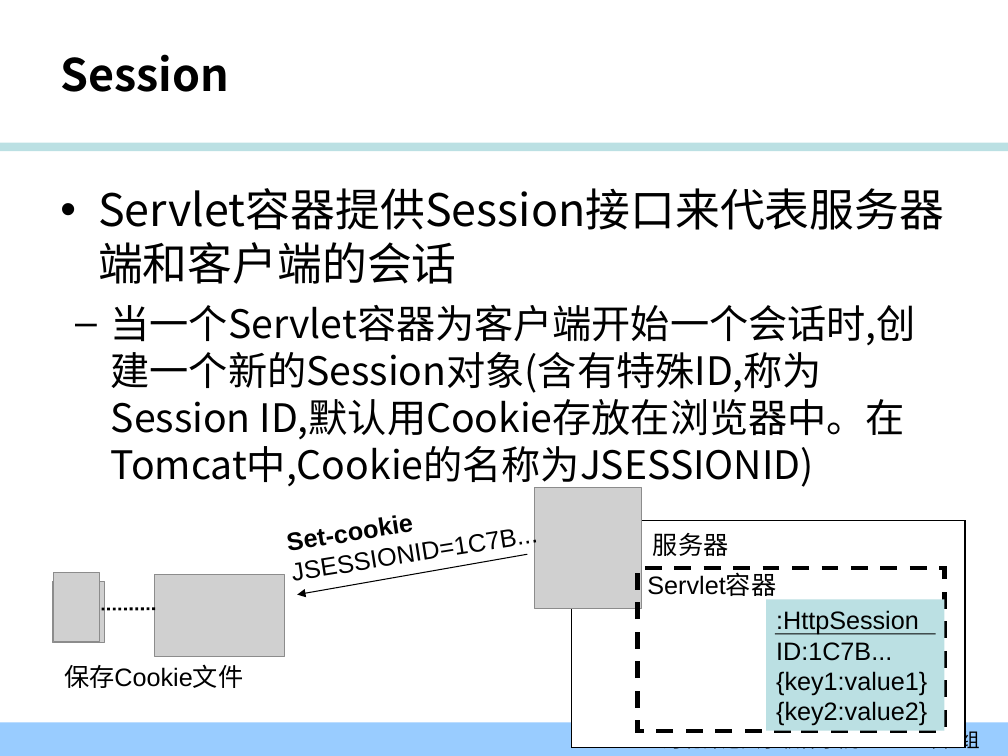
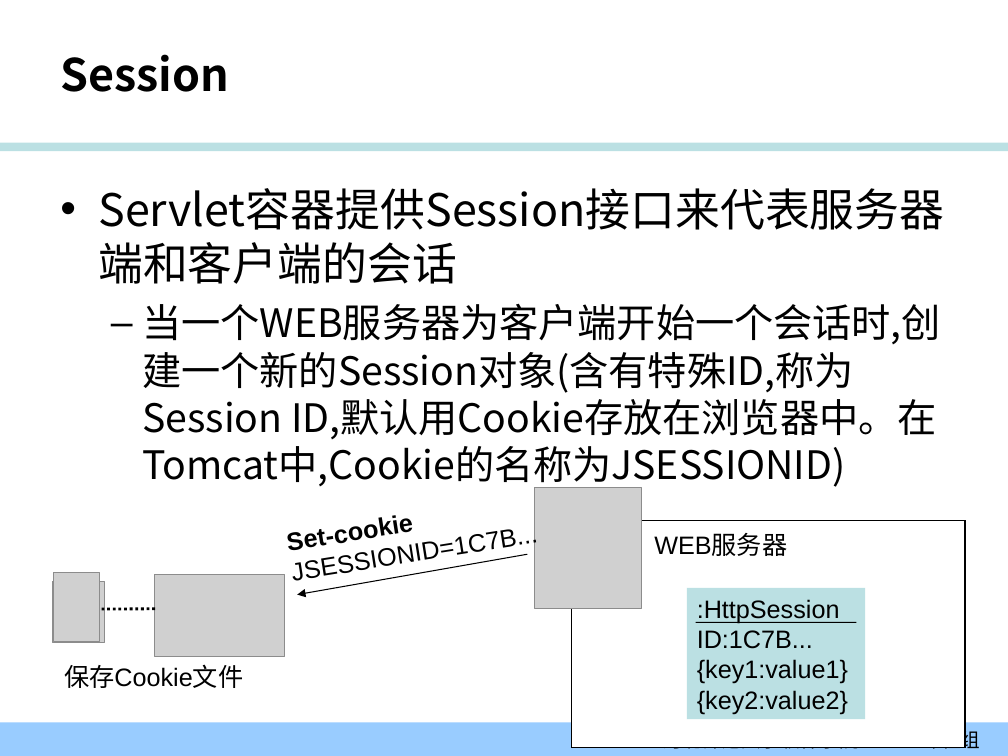
Before and after one commit to edu2act/course-JavaEE, a slide deck: slide 20 of 课程PPT/02-01_会话管理.ppt. Drawn at 1008x756 pixels with LibreOffice and Linux fonts; fonts in the diff are those of the drawing; grey boxes stand for pictures; background and template pictures are left out. Boxes give left, top, right and bottom in pixels: in the first picture for what was removed or moved away, otherwise in the second. Text is boxed around its words. In the diff, an @@ line names an element or a change of style, - is before the commit and + after.

```diff
--- a/课程PPT/02-01_会话管理.ppt
+++ b/课程PPT/02-01_会话管理.ppt
@@ text at <box>142,303,941,490</box>: text changed @@
-  – 当一个Servlet容器为客户端开始一个会话时,创建一个新的Session对象(含有特殊ID,称为Session ID,默认用Cookie存放在浏览器中。在Tomcat中,Cookie的名称为JSESSIONID)
+  – 当一个WEB服务器为客户端开始一个会话时,创建一个新的Session对象(含有特殊ID,称为Session ID,默认用Cookie存放在浏览器中。在Tomcat中,Cookie的名称为JSESSIONID)
@@ text at <box>654,534,787,556</box>: text changed @@
-服务器
+WEB服务器
@@ rectangle removed at <box>637,568,944,731</box> @@
@@ text removed at <box>647,574,776,600</box> @@
-Servlet容器
@@ rectangle ":HttpSession": place and size @@
-rectangle ":HttpSession" at <box>766,600,944,731</box>
+rectangle ":HttpSession" at <box>686,588,865,719</box>
@@ line moved from (775, 634) - (935, 634) to (696, 622) - (857, 622) @@
```
Also in this commit, not shown: 19 other slides changed, 60 other files.
